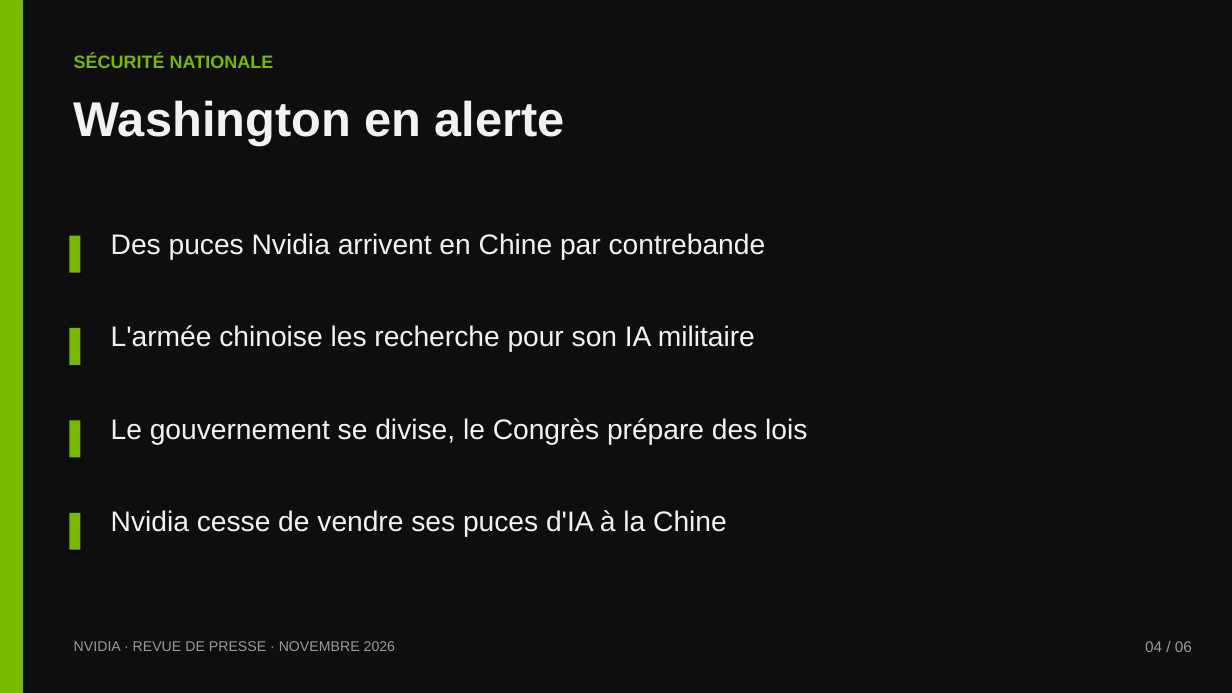
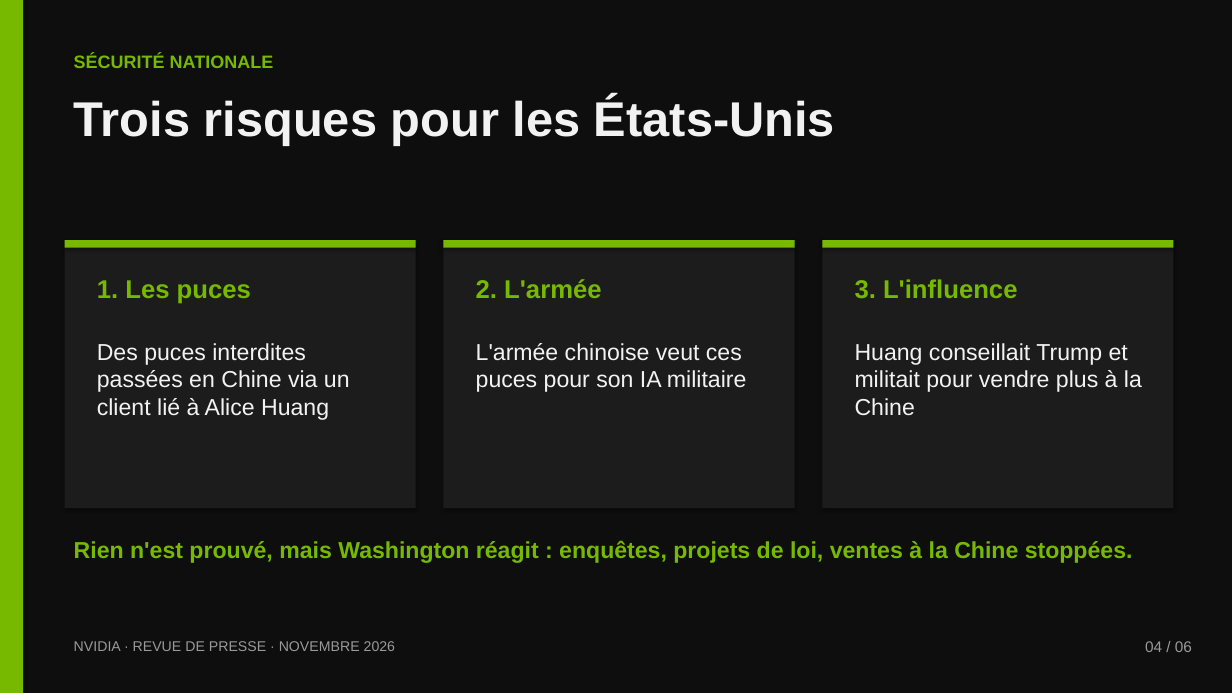
Before and after one commit to dehamnaadam-hue/Encole, a slide deck: slide 4 of nvidia/Nvidia-revue-de-presse.pptx. Drawn at 1232x693 pixels with LibreOffice and Linux fonts; fonts in the diff are those of the drawing. Boxes give left, top, right and bottom in pixels: in the first picture for what was removed or moved away, otherwise in the second. Text is boxed around its words. In the diff, an @@ line names an element or a change of style, - is before the commit and + after.

```diff
--- a/nvidia/Nvidia-revue-de-presse.pptx
+++ b/nvidia/Nvidia-revue-de-presse.pptx
@@ text at bbox=[74, 97, 835, 145]: text changed @@
-Washington en alerte
+Trois risques pour les États-Unis
@@ rectangle removed at bbox=[69, 236, 80, 273] @@
@@ text removed at bbox=[111, 233, 766, 260] @@
-Des puces Nvidia arrivent en Chine par contrebande
@@ rectangle added at bbox=[65, 240, 416, 508], fill #1C1C1C @@
@@ rectangle added at bbox=[65, 240, 416, 248], fill #76B900 @@
@@ rectangle added at bbox=[444, 240, 795, 508], fill #1C1C1C @@
@@ rectangle added at bbox=[444, 240, 795, 248], fill #76B900 @@
@@ rectangle added at bbox=[823, 240, 1174, 508], fill #1C1C1C @@
@@ rectangle added at bbox=[823, 240, 1174, 248], fill #76B900 @@
@@ text added at bbox=[97, 280, 251, 304], 20 pt, text #76B900, bold @@
+1. Les puces
@@ text added at bbox=[476, 279, 601, 298], 20 pt, text #76B900, bold @@
+2. L'armée
@@ text added at bbox=[855, 279, 1018, 299], 20 pt, text #76B900, bold @@
+3. L'influence
@@ rectangle removed at bbox=[69, 328, 80, 365] @@
@@ text added at bbox=[97, 343, 350, 420], 18 pt, text #F2F2F2 @@
+Des puces interdites passées en Chine via un client lié à Alice Huang
@@ text at bbox=[476, 343, 747, 392]: text changed; size 22 to 18 pt @@
-L'armée chinoise les recherche pour son IA militaire
+L'armée chinoise veut ces puces pour son IA militaire
@@ text added at bbox=[855, 343, 1142, 416], 18 pt, text #F2F2F2 @@
+Huang conseillait Trump et militait pour vendre plus à la Chine
@@ text removed at bbox=[111, 418, 807, 445] @@
-Le gouvernement se divise, le Congrès prépare des lois
@@ rectangle removed at bbox=[69, 421, 80, 457] @@
@@ rectangle removed at bbox=[69, 513, 80, 550] @@
@@ text at bbox=[74, 540, 1133, 563]: text changed; size 22 to 18 pt; text colour #F2F2F2 to #76B900; bold on @@
-Nvidia cesse de vendre ses puces d'IA à la Chine
+Rien n'est prouvé, mais Washington réagit : enquêtes, projets de loi, ventes à la Chine stoppées.
```
Also in this commit, not shown: 4 other slides changed, 1 slide added, 1 slide removed, 1 other file.
